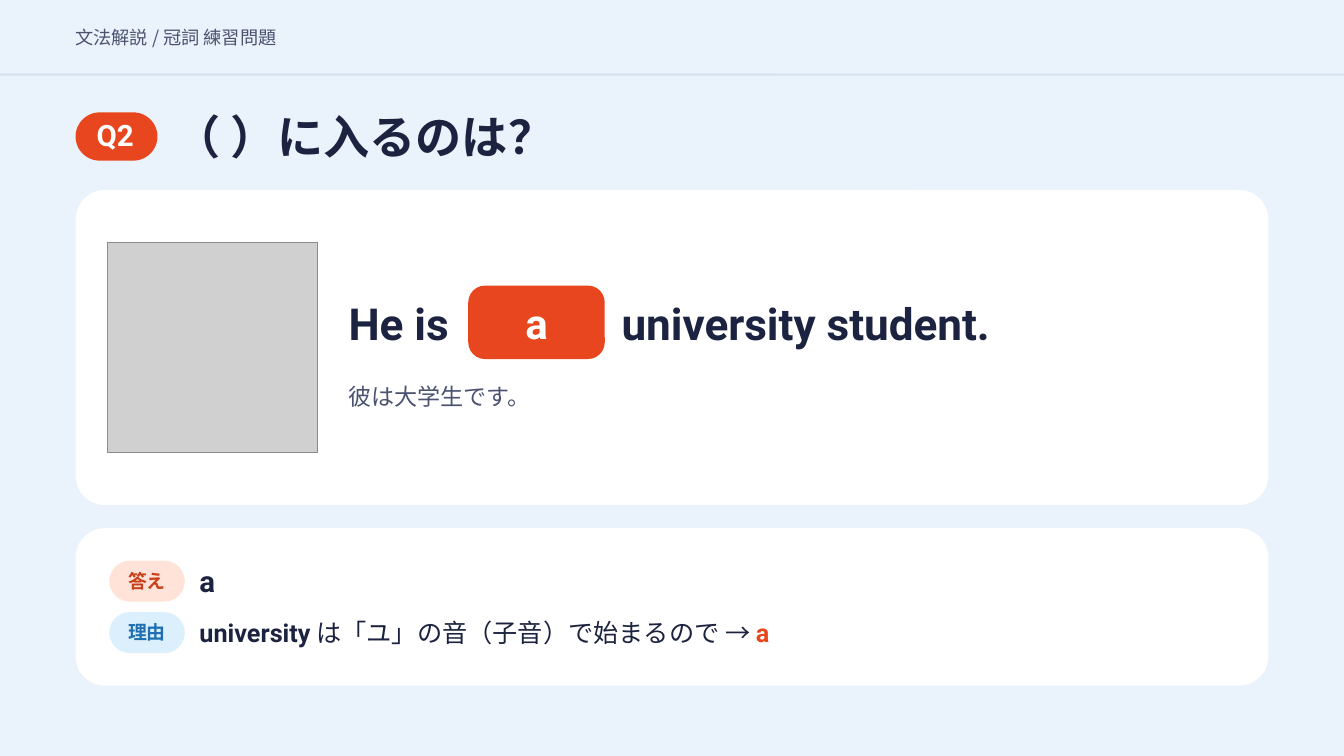
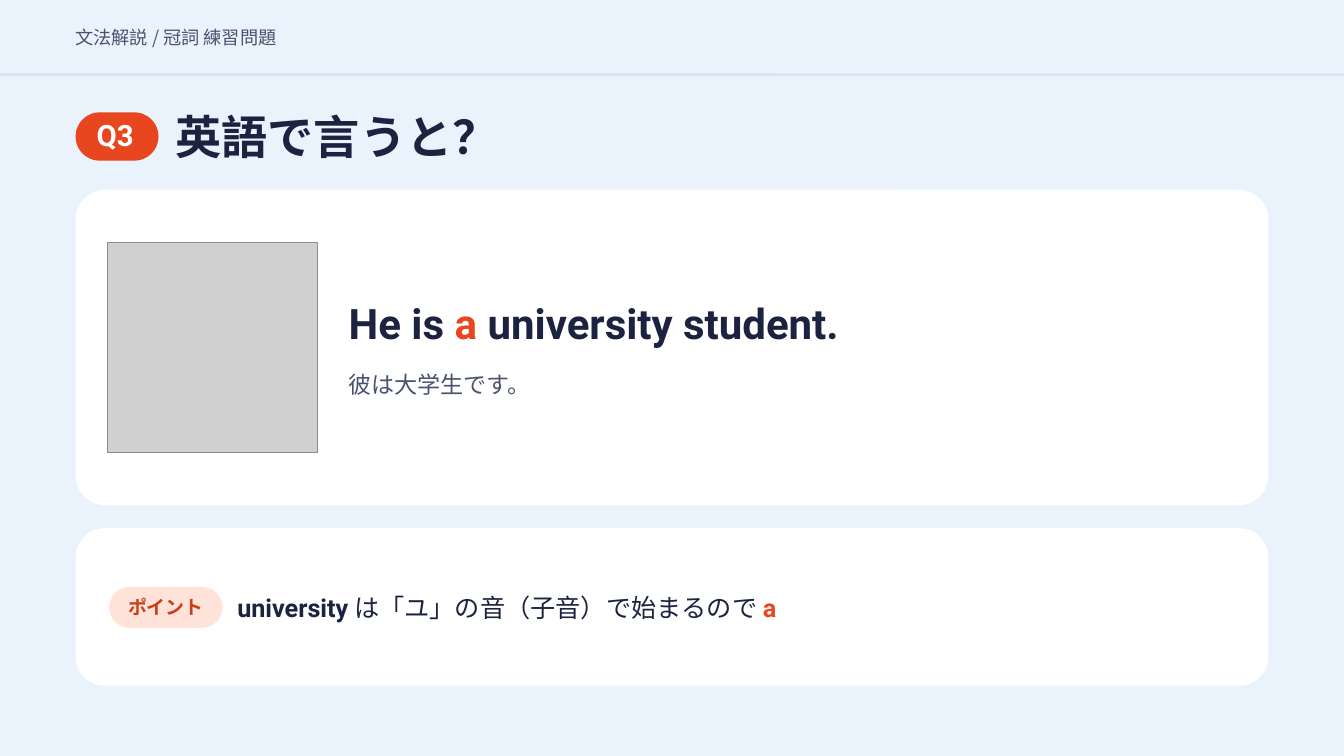
Before and after one commit to hinakajisaki-dev/hina-english, a slide deck: slide 9 of matome/articles-4/articles-4-slides.pptx (slide 8 before the commit). Drawn at 1344x756 pixels with LibreOffice and Linux fonts; fonts in the diff are those of the drawing; grey boxes stand for pictures. Boxes give left, top, right and bottom in pixels: in the first picture for what was removed or moved away, otherwise in the second. Text is boxed around its words. In the diff, an @@ line names an element or a change of style, - is before the commit and + after.

```diff
--- a/matome/articles-4/articles-4-slides.pptx
+++ b/matome/articles-4/articles-4-slides.pptx
@@ text at bbox=[175, 114, 498, 158]: text changed @@
-（ ）に入るのは？
+英語で言うと？
@@ text at bbox=[97, 124, 134, 150]: text changed @@
-Q2
+Q3
@@ rounded rectangle removed at bbox=[469, 285, 605, 359] @@
@@ text at bbox=[349, 307, 838, 348]: text changed; size 31.5 to 30 pt @@
-He is
+He is a university student.
@@ text removed at bbox=[525, 316, 548, 340] @@
-a
@@ text removed at bbox=[622, 307, 990, 350] @@
-university student.
@@ text "彼は大学生です。": place and size @@
-text "彼は大学生です。" at bbox=[349, 385, 531, 407]
+text "彼は大学生です。" at bbox=[349, 373, 531, 395]
@@ rounded rectangle: place and size @@
-rounded rectangle at bbox=[109, 561, 185, 602]
+rounded rectangle at bbox=[109, 587, 222, 628]
@@ text removed at bbox=[128, 572, 166, 590] @@
-答え
@@ text added at bbox=[128, 597, 203, 615], 13.5 pt, text #C8401A, bold @@
+ポイント
@@ text removed at bbox=[199, 576, 215, 593] @@
-a
@@ text at bbox=[237, 595, 777, 623]: text changed @@
-university は「ユ」の音（子音）で始まるので → a
+university は「ユ」の音（子音）で始まるので a
@@ rounded rectangle removed at bbox=[109, 612, 185, 653] @@
@@ text removed at bbox=[128, 623, 166, 641] @@
-理由
```
Also in this commit, not shown: 49 other slides changed, 1 slide added, 2 slides removed, 3 other files.
